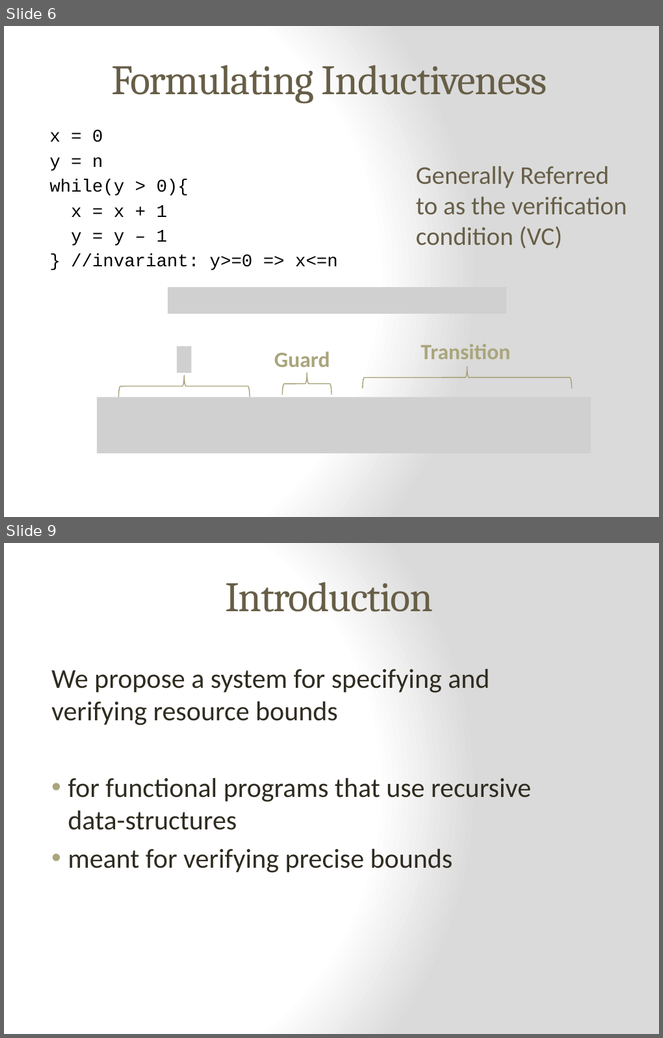
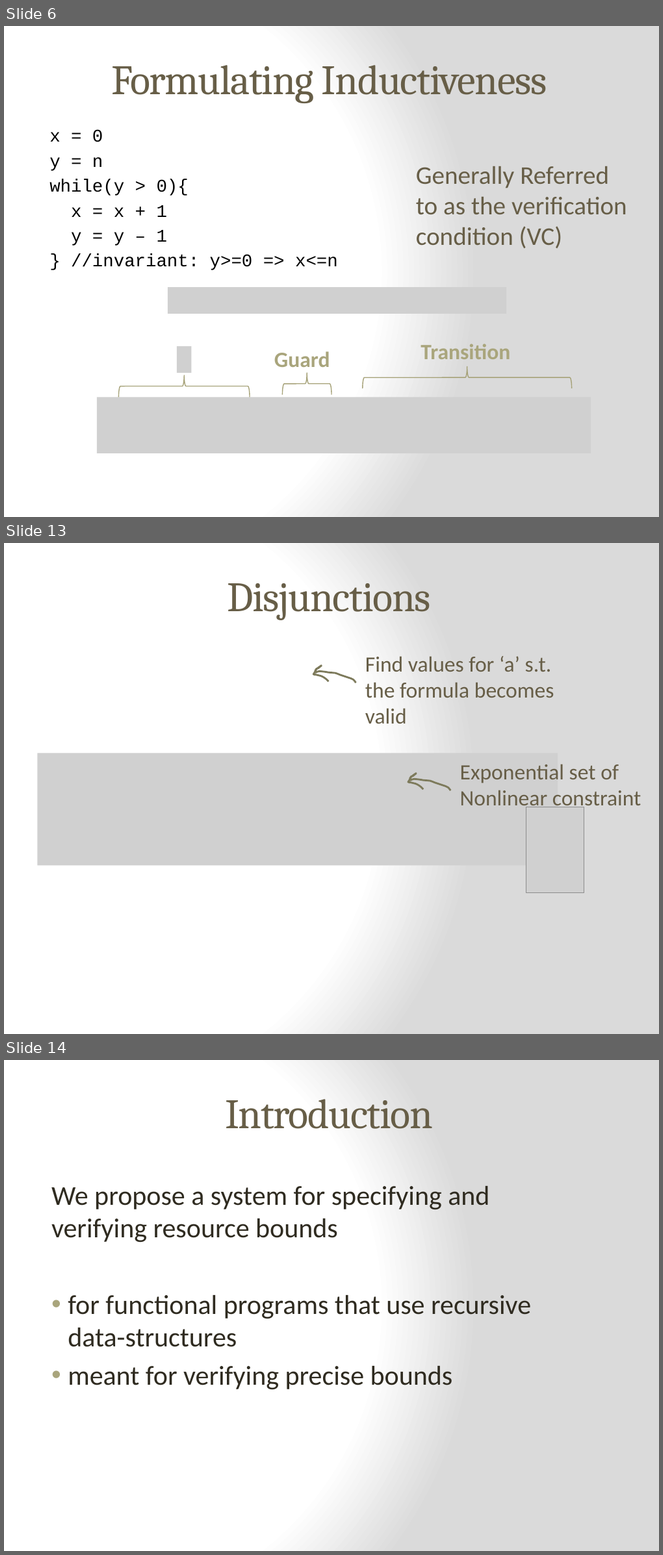
Before and after one commit to epfl-lara/leon, a slide deck: slides/Invariant&BoundInference.pptx. Shown one above the other, each under a label of ours: slides 6 and 9 before the commit, slides 6, 13 and 14 after it; the slides between them are not shown. The pictures are 663x1038 and 663x1555 pixels, drawn with LibreOffice and Linux fonts; fonts in the diff are those of the drawing; grey boxes stand for pictures. Boxes give left, top, right and bottom in pixels: in the first picture for what was removed or moved away, otherwise in the second. Text is boxed around its words. In the diff, an @@ line names an element or a change of style, - is before the commit and + after.

```diff
--- a/slides/Invariant&BoundInference.pptx
+++ b/slides/Invariant&BoundInference.pptx
@@ slide 13 added at <box>4,543,659,1034</box>, background gradient #FFFFFF to #DADADA @@
@@ title added at <box>228,583,431,620</box>, 46 pt, text #675E47 @@
+Disjunctions
@@ text added at <box>365,656,555,724</box>, 24 pt, text #675E47 @@
+Find values for ‘a’ s.t. the formula becomes valid
@@ freeform shape added at <box>313,665,356,683</box>, outline #7D7A5C 2 pt @@
@@ picture added at <box>37,754,558,866</box> @@
@@ freeform shape added at <box>408,774,451,791</box>, outline #7D7A5C 2 pt @@
@@ text added at <box>460,764,642,811</box>, 24 pt, text #675E47 @@
+Exponential set of
+Nonlinear constraint
@@ picture added at <box>526,807,584,893</box> @@
@@ what was slide 9 is now slide 14 @@
```
Also in this commit, not shown: 1 slide changed, 4 other slides added.
